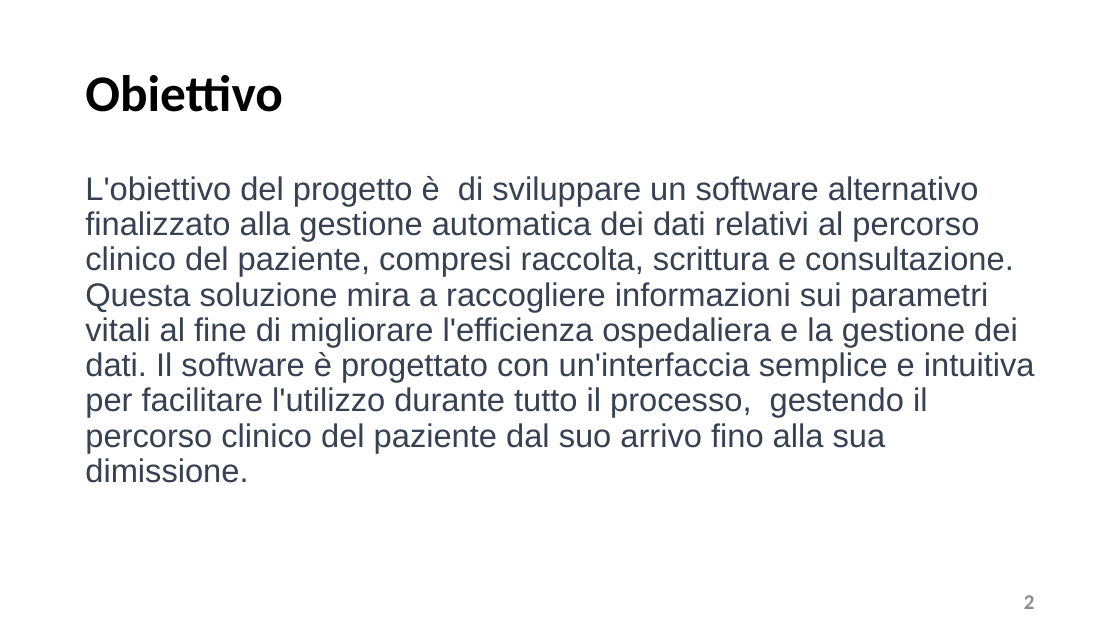
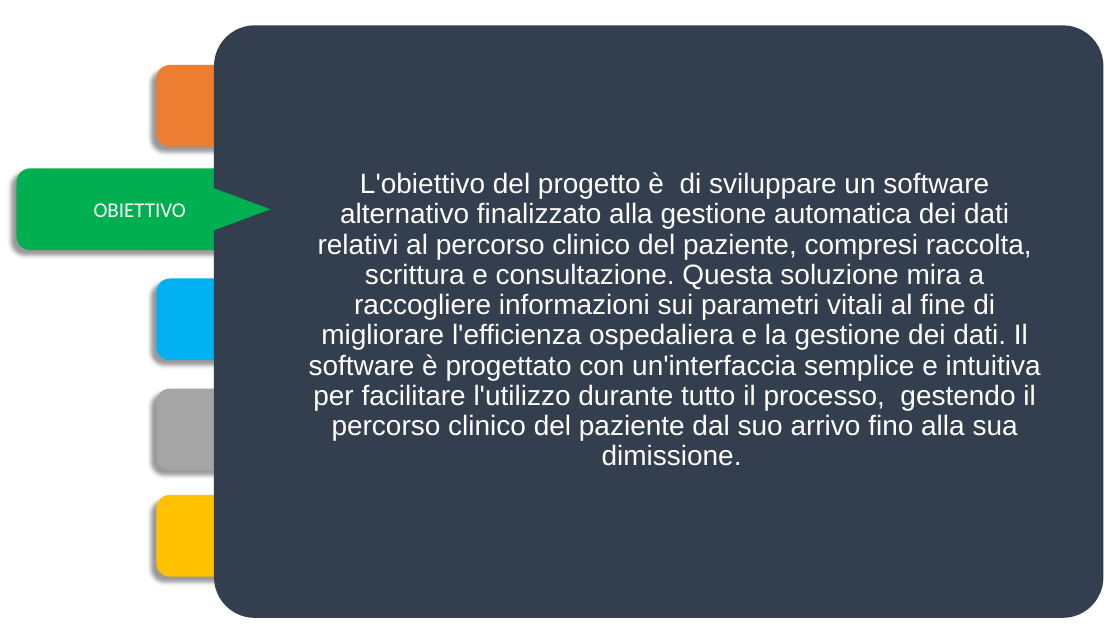
Before and after one commit to FilippoBolis/MED_Progetto_Ing_Software_23_24, a slide deck: slide 2 of MED/doc/Presentazione M.E.D.pptx. Drawn at 1120x630 pixels with LibreOffice and Linux fonts; fonts in the diff are those of the drawing. Boxes give left, top, right and bottom in pixels: in the first picture for what was removed or moved away, otherwise in the second. Text is boxed around its words. In the diff, an @@ line names an element or a change of style, - is before the commit and + after.

```diff
--- a/MED/doc/Presentazione M.E.D.pptx
+++ b/MED/doc/Presentazione M.E.D.pptx
@@ rounded rectangle added at <box>214,25,1104,618</box>, fill #333F50 @@
@@ rounded rectangle added at <box>156,65,398,146</box>, fill #ED7D31, 18 pt, text #FFFFFF @@
+INTRODUZIONE
@@ rounded rectangle "OBIETTIVO": place and size @@
-rounded rectangle "OBIETTIVO" at <box>85,75,283,112</box>
+rounded rectangle "OBIETTIVO" at <box>17,169,259,250</box>
@@ rounded rectangle "OBIETTIVO" at <box>17,169,259,250</box>: fill none to #00B050; shadow on @@
@@ text "L'obiettivo del progetto è di ...": place and size @@
-text "L'obiettivo del progetto è di ..." at <box>85,176,1035,483</box>
+text "L'obiettivo del progetto è di ..." at <box>309,172,1041,466</box>
@@ text "L'obiettivo del progetto è di ..." at <box>309,172,1041,466</box>: size 28 to 24 pt, text colour #374151 to #FFFFFF; alignment left to centre @@
@@ text in rounded rectangle at <box>94,203,186,217</box>: text changed; size 44 to 18 pt; text colour #000000 to #FFFFFF; bold off @@
-Obiettivo
+OBIETTIVO
@@ triangle added at <box>214,189,270,231</box>, fill #00B050 @@
@@ rounded rectangle added at <box>156,279,398,360</box>, fill #00B0F0, 18 pt, text #FFFFFF @@
+DIFFICOLTÀ INCONTRATE
@@ rounded rectangle added at <box>156,389,398,471</box>, fill #A5A5A5, 18 pt, text #FFFFFF @@
+PARADIGMI
+E
+TOOLS
@@ rounded rectangle added at <box>156,495,398,576</box>, fill #FFC000 @@
@@ page number removed at <box>1024,595,1035,609</box> @@
-2
```
Also in this commit, not shown: 12 other slides changed.
